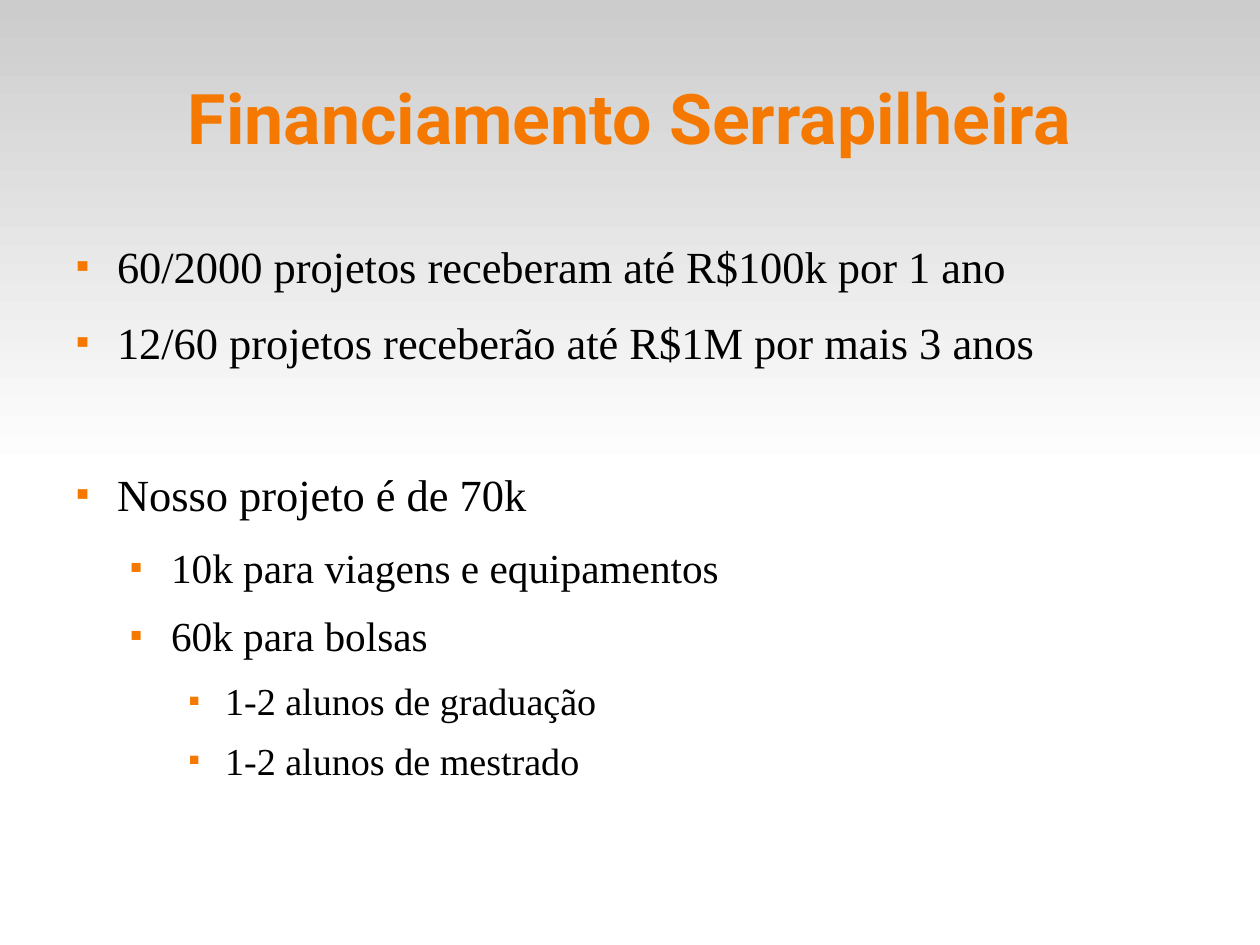
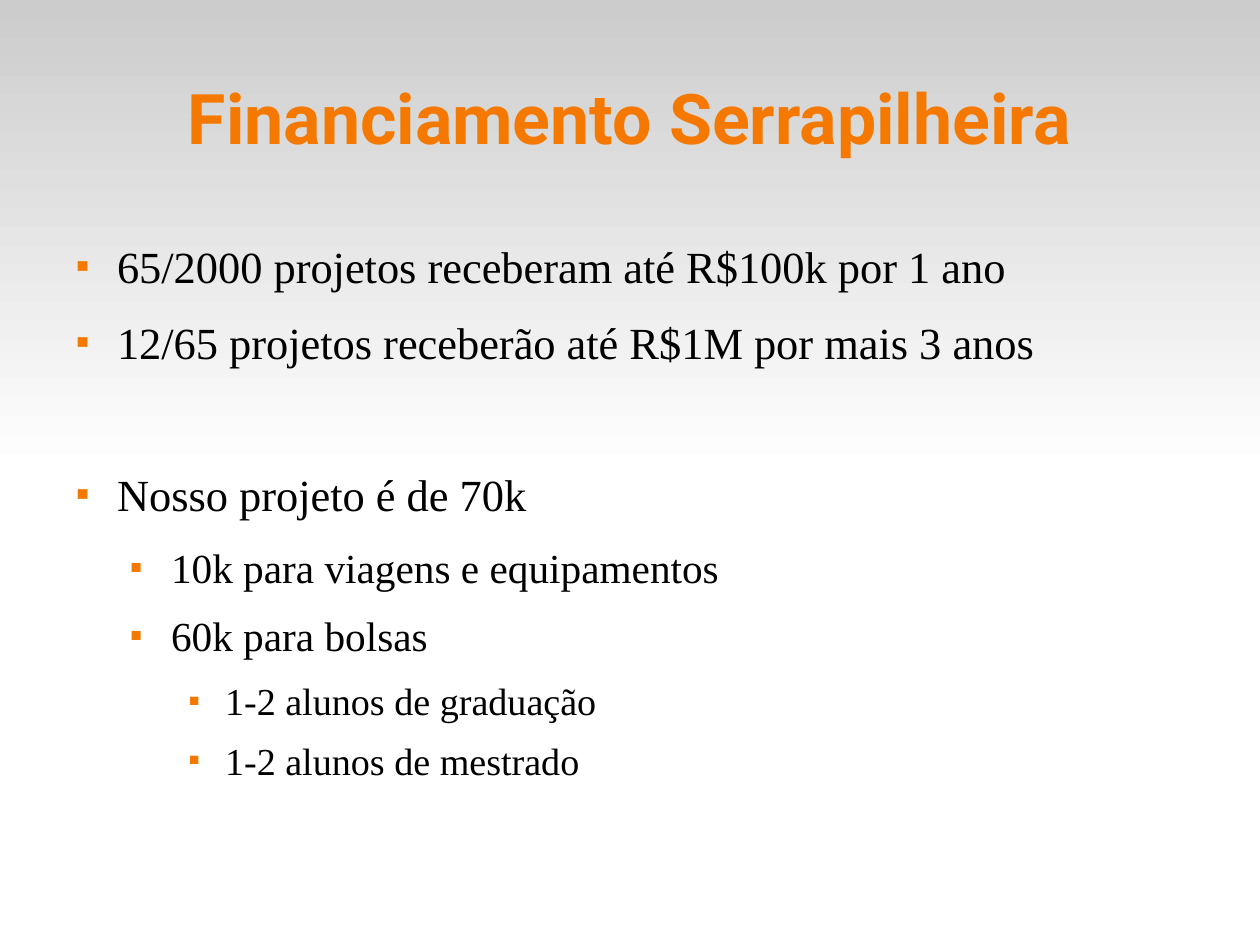
Before and after one commit to fsantanna-uerj/serrapilheira, a slide deck: slide 23 of Apresentacao/ceu_serra.odp. Drawn at 1260x945 pixels with LibreOffice and Linux fonts; fonts in the diff are those of the drawing. Boxes give left, top, right and bottom in pixels: in the first picture for what was removed or moved away, otherwise in the second. Text is boxed around its words. In the diff, an @@ line names an element or a change of style, - is before the commit and + after.

```diff
--- a/Apresentacao/ceu_serra.odp
+++ b/Apresentacao/ceu_serra.odp
@@ text at [117, 250, 1034, 368]: text changed @@
-■ 60/2000 projetos receberam até R$100k por 1 ano
-■ 12/60 projetos receberão até R$1M por mais 3 anos
+■ 65/2000 projetos receberam até R$100k por 1 ano
+■ 12/65 projetos receberão até R$1M por mais 3 anos
```
Also in this commit, not shown: 3 other slides changed, 1 other file.
